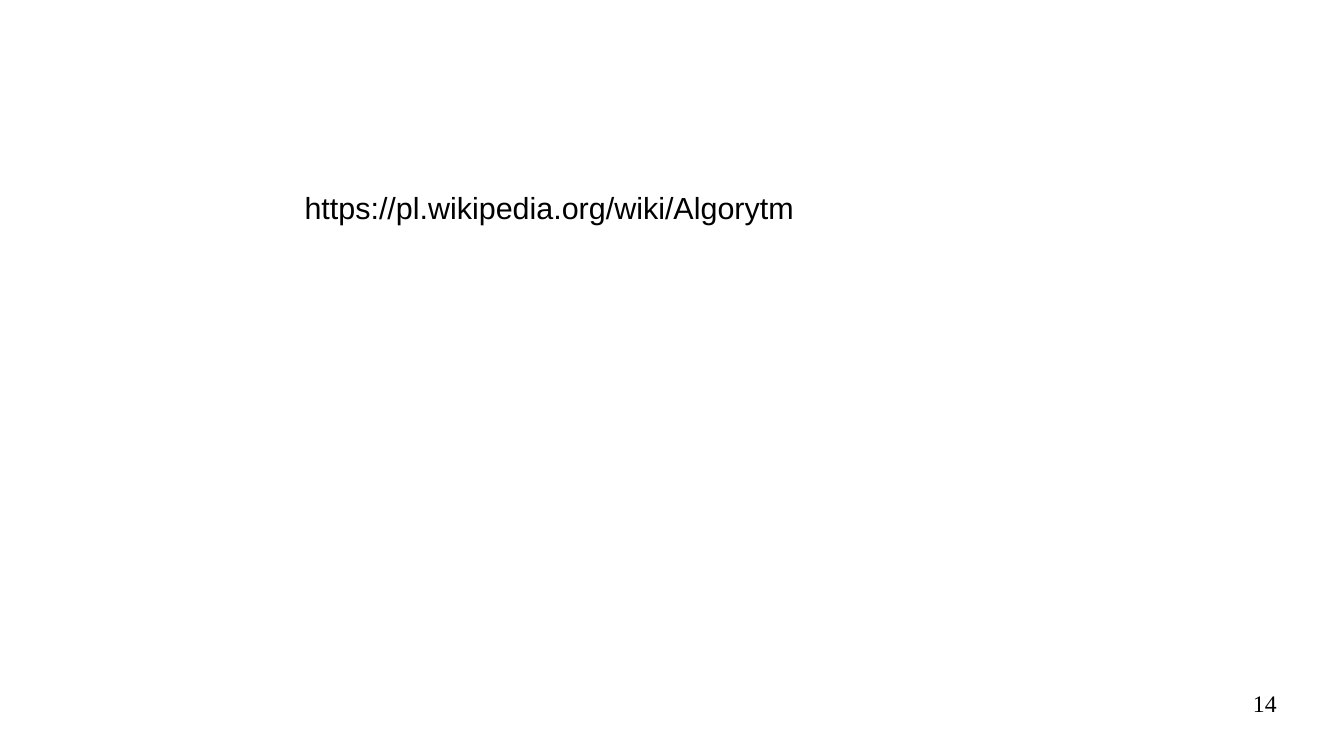
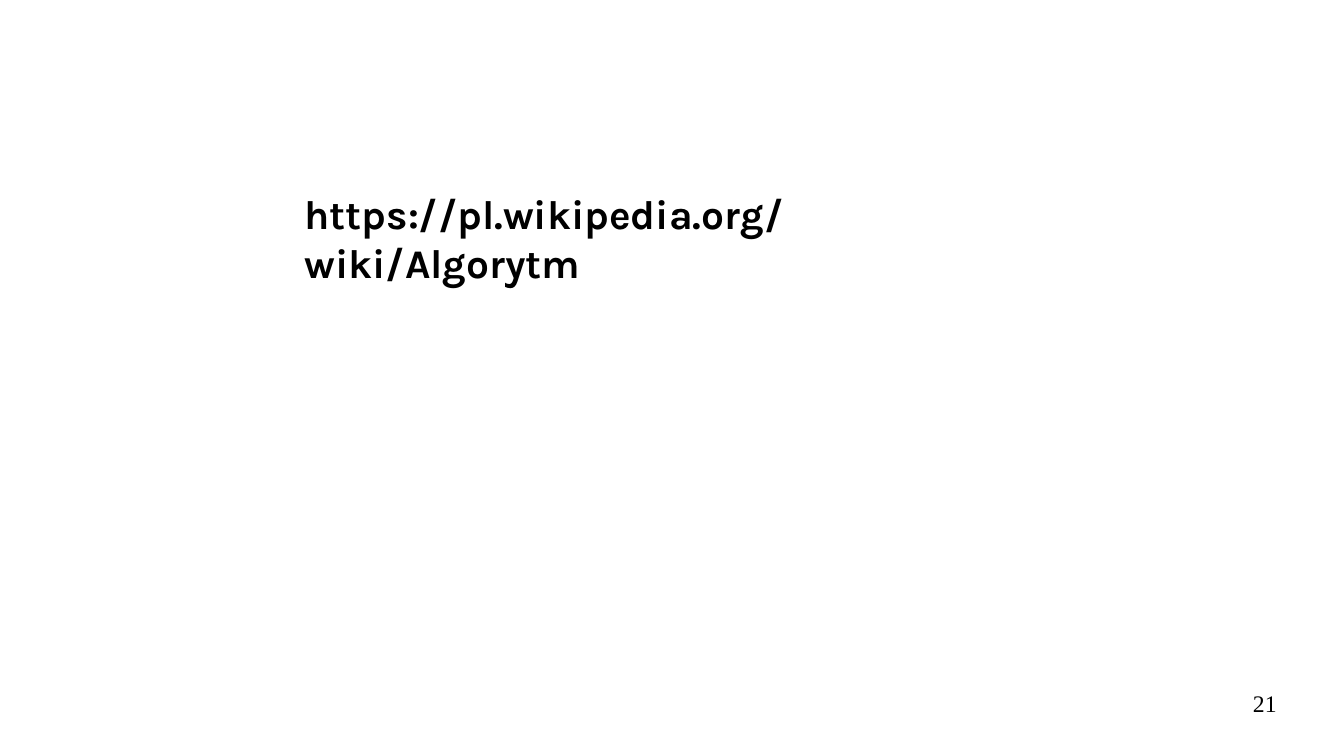
Before and after one commit to Michael-Wisniewski/algorithmic-workshop, a slide deck: slide 21 of gotowa.odp (slide 14 before the commit). Drawn at 1344x756 pixels with LibreOffice and Linux fonts; fonts in the diff are those of the drawing. Boxes give left, top, right and bottom in pixels: in the first picture for what was removed or moved away, otherwise in the second. Text is boxed around its words. In the diff, an @@ line names an element or a change of style, - is before the commit and + after.

```diff
--- a/gotowa.odp
+++ b/gotowa.odp
@@ text "https://pl.wikipedia.org/wiki/Algorytm" at (x1=305, y1=198, x2=784, y2=288): size 18 to 24 pt, font Arial to Karla, bold on @@
@@ page number at (x1=1253, y1=696, x2=1277, y2=712): text changed @@
-14
+21
```
Also in this commit, not shown: 12 other slides changed, 7 slides added, 1 other file.
